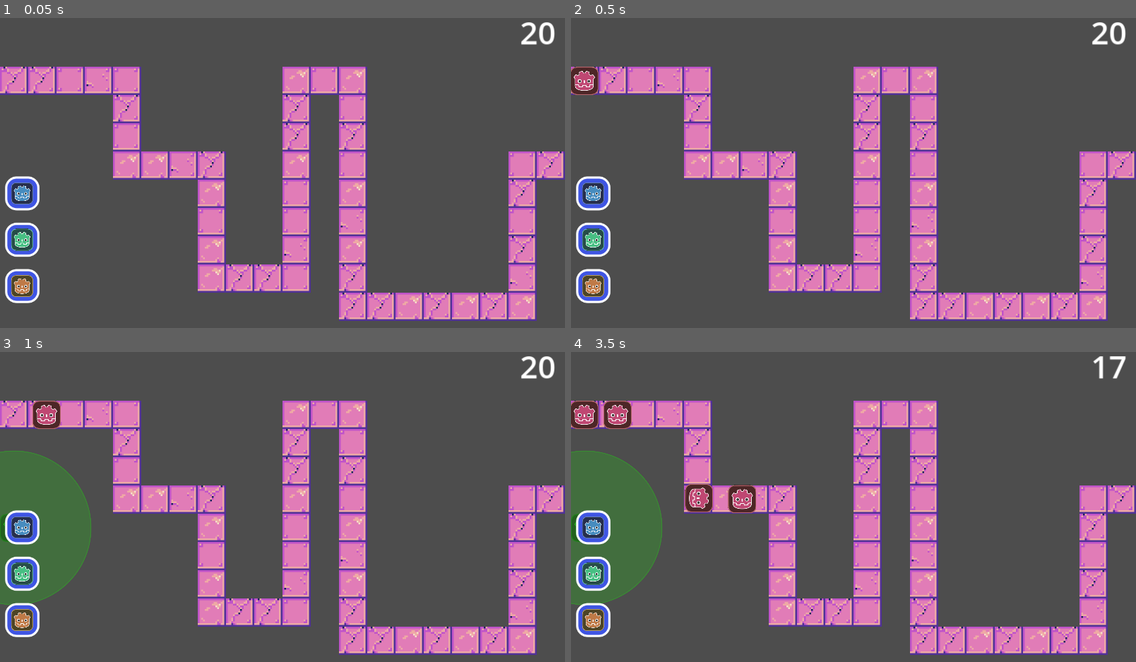
Above: before the commit, frames 1-4 (two rows, left to right).
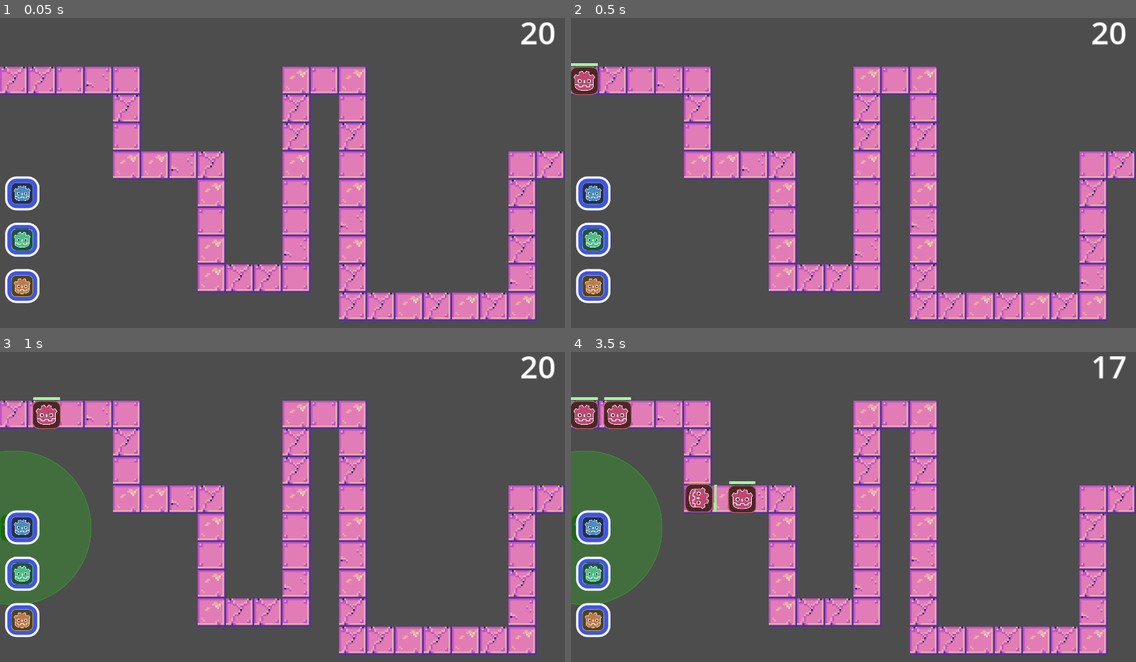
Above: after the commit, the same moments.

Repository: Galitie/20-sec-game-jam
Game: Godot game, scene res://Prototype/main.tscn
Two runs of this game, one before a commit and one after it. Both use one fixed random seed, a clock stepped at 60 frames per second and the inputs below.
Inputs (mouse positions are in pixels of both pictures, inside the frame that each line leads up to):
- Up to frame 1 (0.05 s): no input
- Up to frame 2 (0.5 s): no input
- Up to frame 3 (1 s): click (22, 528) at 0.5 s
- Up to frame 4 (3.5 s): click (593, 575) at 1.25 s; click (593, 618) at 2 s; click (593, 528) at 2.75 s

Frame 1 is identical in both runs. In frame 2, less than 0.1% of the frame differs, in the area x 0-5%, y 14-16%; in frame 3, less than 0.1%; in frame 4, 0.2%, in the area x 0-33%, y 14-52%.

Commit message:
added health bar

Diff:
--- a/Scenes/Enemies/EnemyLogic.gd
+++ b/Scenes/Enemies/EnemyLogic.gd
@@ -3,6 +3,11 @@
 var enemy_speed: int = 150
 var hp = 5
 
+@onready var health_bar = get_node("HealthBar")
+
+func _ready():
+	health_bar.max_value = hp
+	health_bar.value = hp
 
 func _physics_process(delta):
 	move(delta)
@@ -14,6 +19,7 @@
 
 func on_hit(damage):
 	hp -= damage
+	health_bar.value = hp
 	if hp <= 0:
 		on_destroy()
 
--- a/Scenes/Enemies/EnemyType1.tscn
+++ b/Scenes/Enemies/EnemyType1.tscn
@@ -1,10 +1,16 @@
-[gd_scene load_steps=4 format=3 uid="uid://f4opx45l5mp5"]
+[gd_scene load_steps=6 format=3 uid="uid://f4opx45l5mp5"]
 
 [ext_resource type="Script" path="res://Scenes/Enemies/EnemyLogic.gd" id="1_r00j5"]
 [ext_resource type="Texture2D" uid="uid://brve3sixblr15" path="res://Assets/UI/Enemy.png" id="2_rjvyo"]
 
 [sub_resource type="RectangleShape2D" id="RectangleShape2D_113g8"]
 size = Vector2(128, 128)
+
+[sub_resource type="StyleBoxFlat" id="StyleBoxFlat_j8cmt"]
+bg_color = Color(0.431373, 0.431373, 0.431373, 1)
+
+[sub_resource type="StyleBoxFlat" id="StyleBoxFlat_3godr"]
+bg_color = Color(0.6, 1, 0.6, 1)
 
 [node name="Enemy" type="PathFollow2D"]
 script = ExtResource("1_r00j5")
@@ -17,3 +23,20 @@
 
 [node name="CollisionShape2D" type="CollisionShape2D" parent="Area2D"]
 shape = SubResource("RectangleShape2D_113g8")
+
+[node name="HealthBar" type="ProgressBar" parent="."]
+custom_minimum_size = Vector2(60, 6)
+anchors_preset = -1
+anchor_right = 1.0
+anchor_bottom = 1.0
+offset_left = -30.0
+offset_top = -40.0
+offset_right = 30.0
+offset_bottom = -34.0
+grow_horizontal = 2
+grow_vertical = 2
+theme_override_styles/background = SubResource("StyleBoxFlat_j8cmt")
+theme_override_styles/fill = SubResource("StyleBoxFlat_3godr")
+step = 1.0
+value = 50.0
+show_percentage = false
